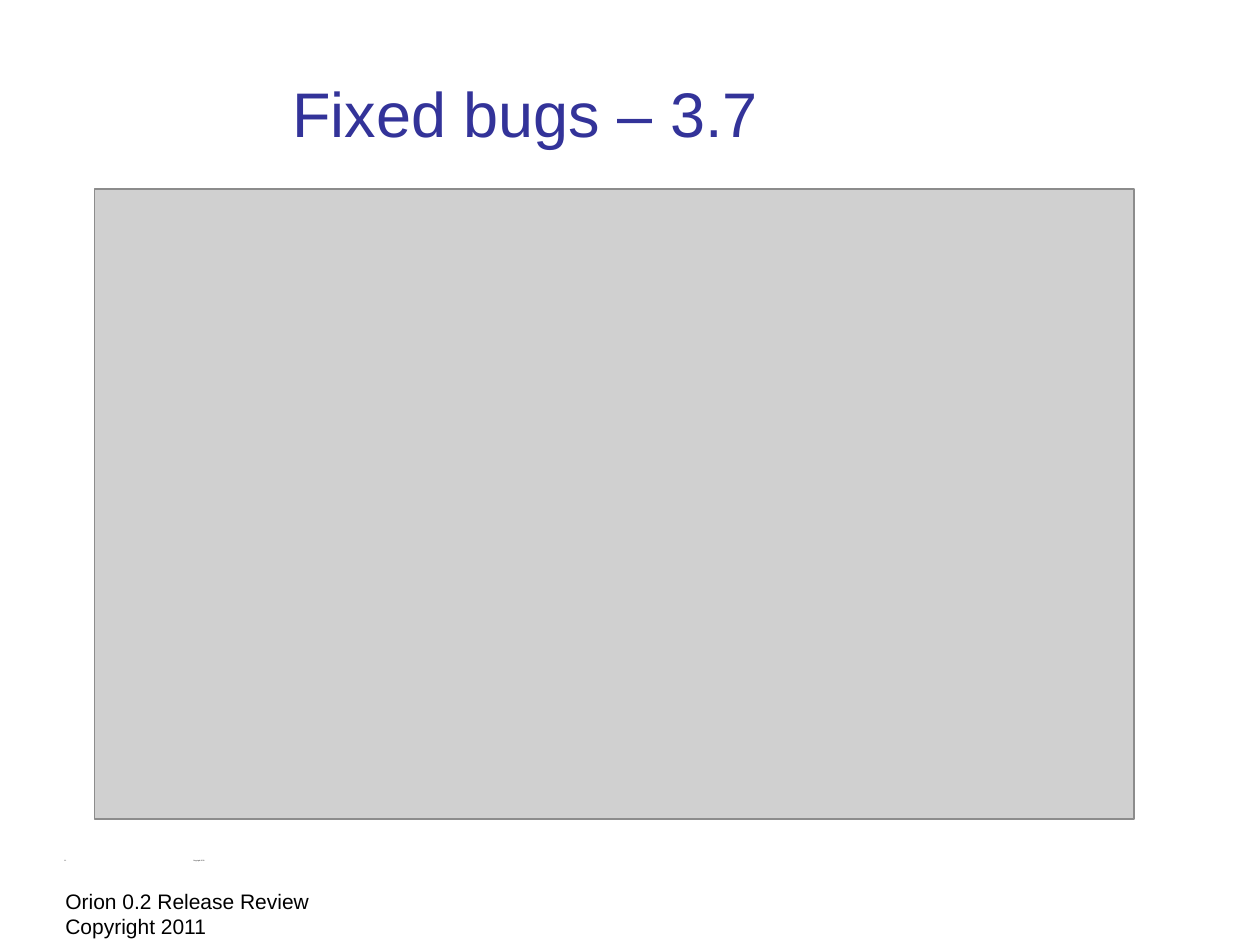
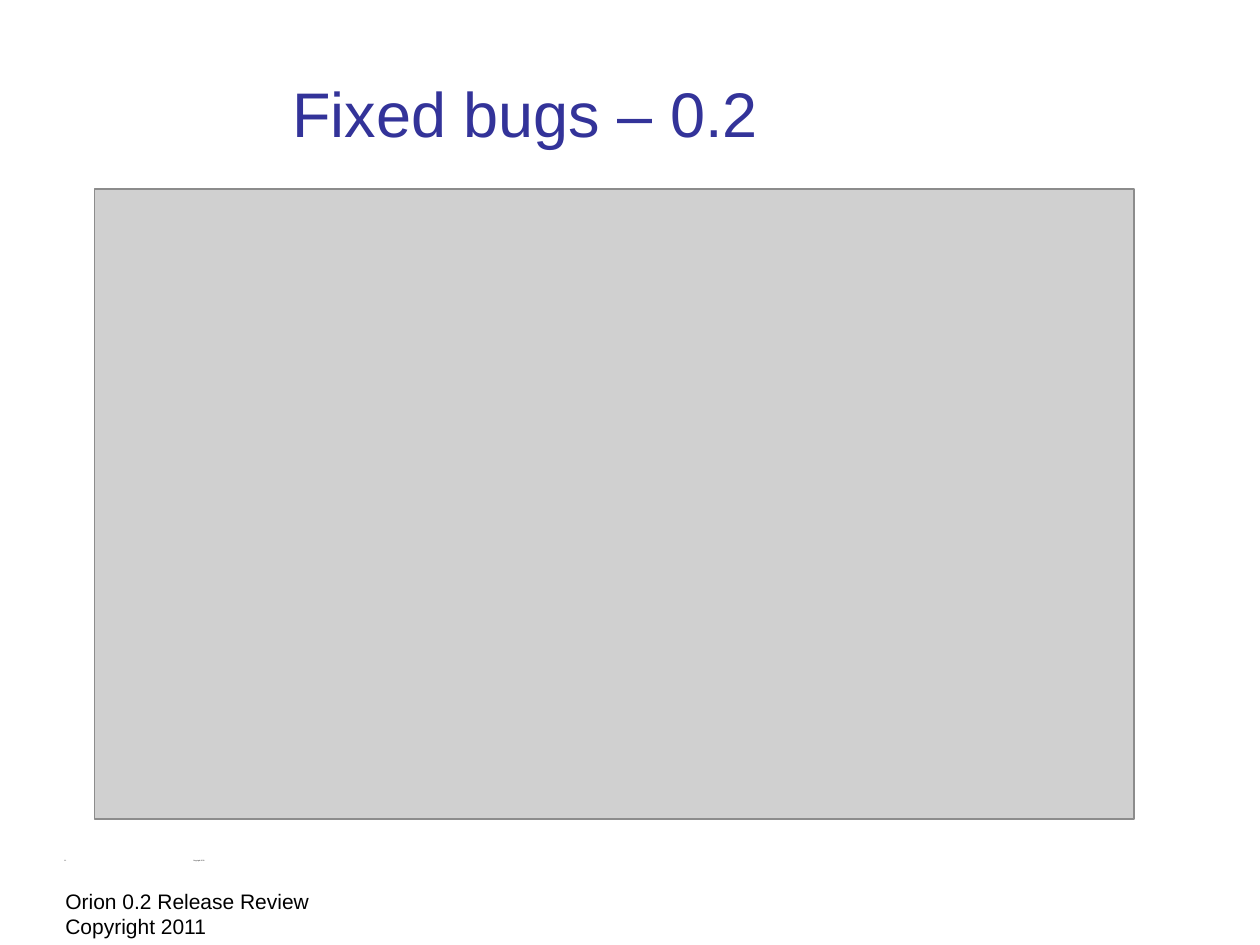
Before and after one commit to eclipse-platform/www.eclipse.org-eclipse-news, a slide deck: slide 11 of orion/reviews/orion-0-2-release-review.odp. Drawn at 1260x945 pixels with LibreOffice and Linux fonts; fonts in the diff are those of the drawing; grey boxes stand for pictures; background and template pictures are left out. Boxes give left, top, right and bottom in pixels: in the first picture for what was removed or moved away, otherwise in the second. Text is boxed around its words. In the diff, an @@ line names an element or a change of style, - is before the commit and + after.

```diff
--- a/orion/reviews/orion-0-2-release-review.odp
+++ b/orion/reviews/orion-0-2-release-review.odp
@@ title at <box>292,91,758,149</box>: text changed @@
-Fixed bugs – 3.7
+Fixed bugs – 0.2
```
Also in this commit, not shown: 5 other slides changed, 1 slide added, 1 slide removed, 1 other file.
